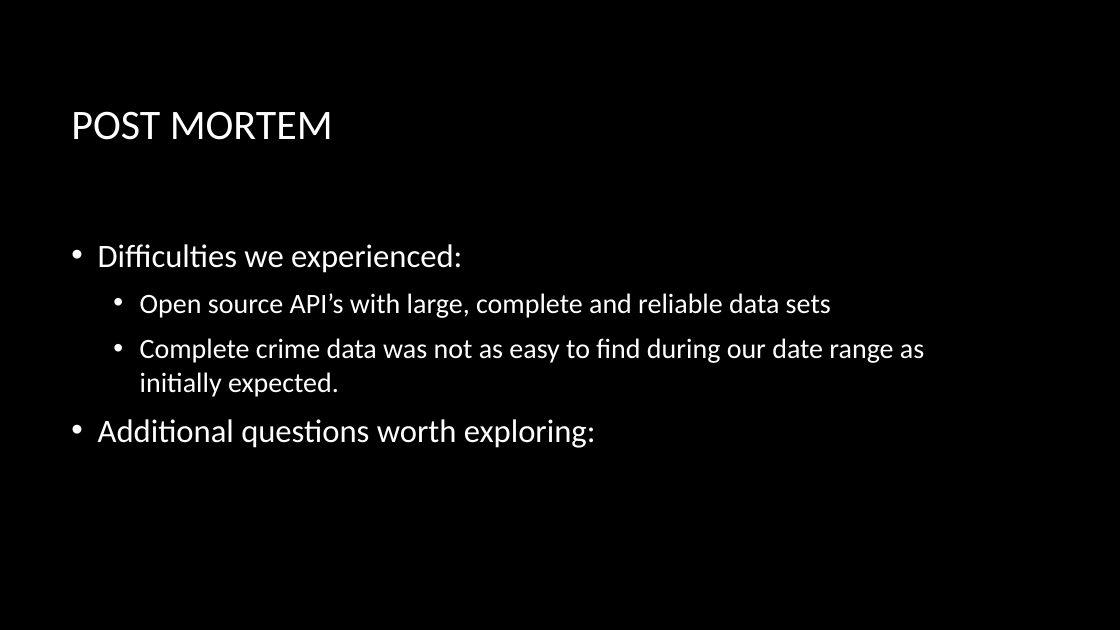
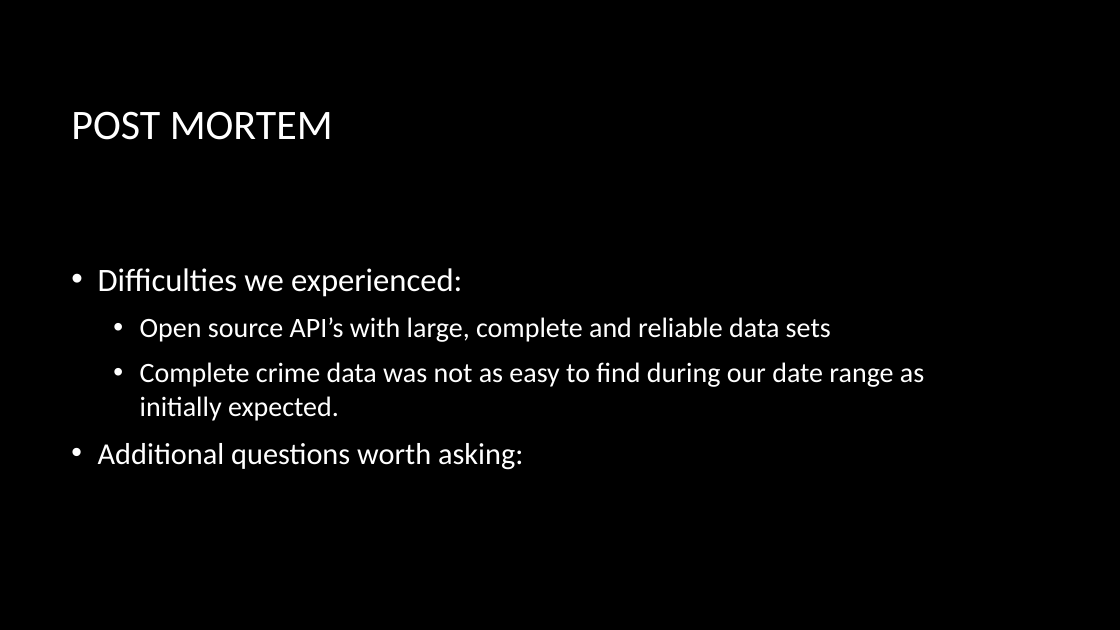
Before and after one commit to knwright/ProgressBar, a slide deck: slide 11 of Presentation.pptx. Drawn at 1120x630 pixels with LibreOffice and Linux fonts; fonts in the diff are those of the drawing; background and template pictures are left out. Boxes give left, top, right and bottom in pixels: in the first picture for what was removed or moved away, otherwise in the second. Text is boxed around its words. In the diff, an @@ line names an element or a change of style, - is before the commit and + after.

Commit message:
update

```diff
--- a/Presentation.pptx
+++ b/Presentation.pptx
@@ text at (98,443,523,470): text changed; size 28 to 26 pt @@
-• Additional questions worth exploring:
+• Additional questions worth asking:
```
